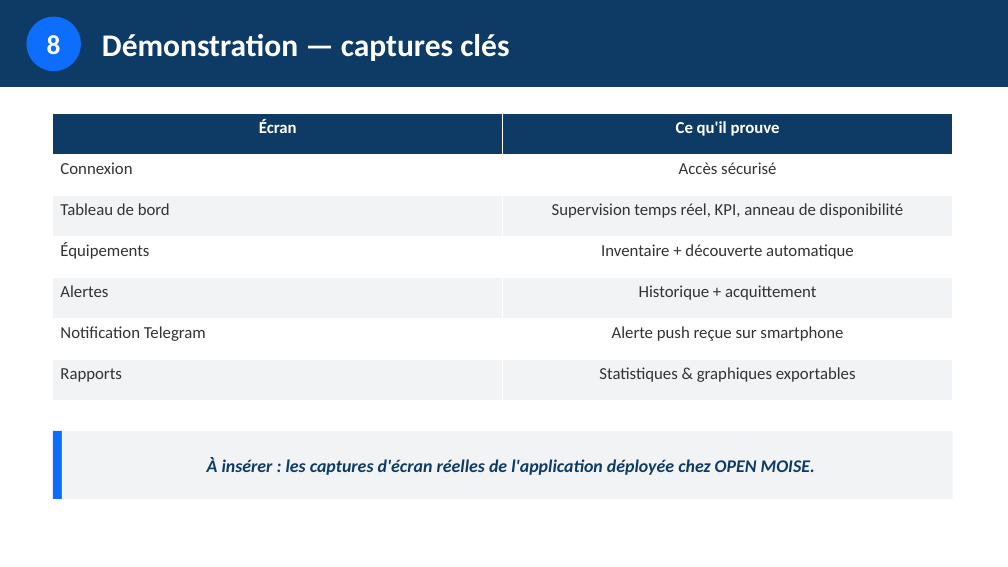
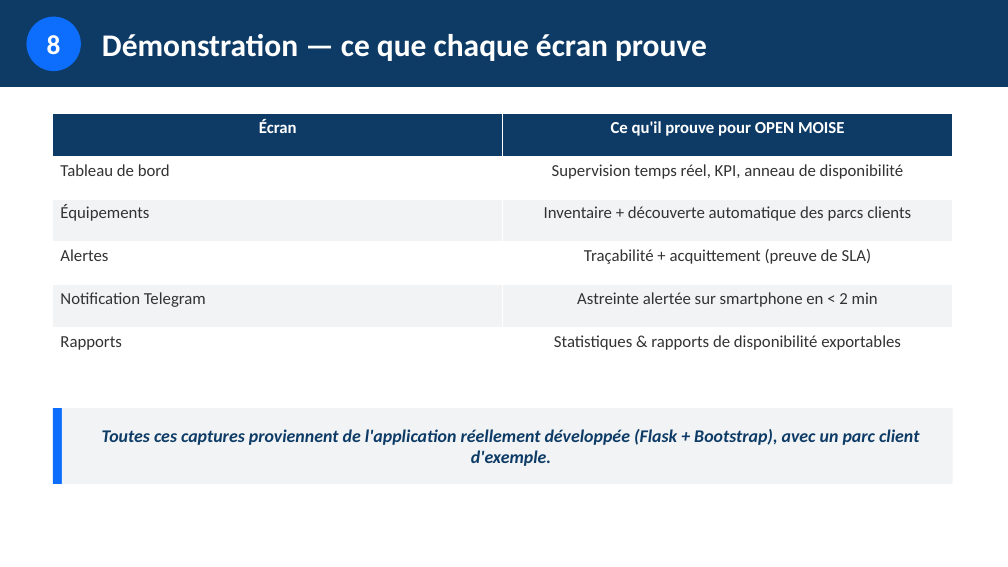
Before and after one commit to esperanceykouassi-bit/Supervision-reseau, a slide deck: slide 22 of soutenance/presentation-projet.pptx (slide 19 before the commit). Drawn at 1008x567 pixels with LibreOffice and Linux fonts; fonts in the diff are those of the drawing. Boxes give left, top, right and bottom in pixels: in the first picture for what was removed or moved away, otherwise in the second. Text is boxed around its words. In the diff, an @@ line names an element or a change of style, - is before the commit and + after.

```diff
--- a/soutenance/presentation-projet.pptx
+++ b/soutenance/presentation-projet.pptx
@@ text at <box>102,34,707,61</box>: text changed @@
-Démonstration — captures clés
+Démonstration — ce que chaque écran prouve
@@ table at <box>53,113,953,371</box> @@
-row 1: Écran | Ce qu'il prouve
-row 2: Connexion | Accès sécurisé
+row 1: Écran | Ce qu'il prouve pour OPEN MOISE
-row 3, column 2: Inventaire + découverte automatique
+row 3, column 2: Inventaire + découverte automatique des parcs clients
-row 4, column 2: Historique + acquittement
+row 4, column 2: Traçabilité + acquittement (preuve de SLA)
-row 5, column 2: Alerte push reçue sur smartphone
+row 5, column 2: Astreinte alertée sur smartphone en < 2 min
-row 6, column 2: Statistiques & graphiques exportables
+row 6, column 2: Statistiques & rapports de disponibilité exportables
@@ rectangle: place and size @@
-rectangle at <box>53,431,62,499</box>
+rectangle at <box>53,408,62,484</box>
@@ rectangle "Toutes ces captures proviennent de ...": place and size @@
-rectangle "Toutes ces captures proviennent de ..." at <box>62,431,953,499</box>
+rectangle "Toutes ces captures proviennent de ..." at <box>62,408,953,484</box>
@@ text in rectangle at <box>102,429,919,466</box>: text changed @@
-À insérer : les captures d'écran réelles de l'application déployée chez OPEN MOISE.
+Toutes ces captures proviennent de l'application réellement développée (Flask + Bootstrap), avec un parc client d'exemple.
```
Also in this commit, not shown: 3 slides added, 7 other files.
